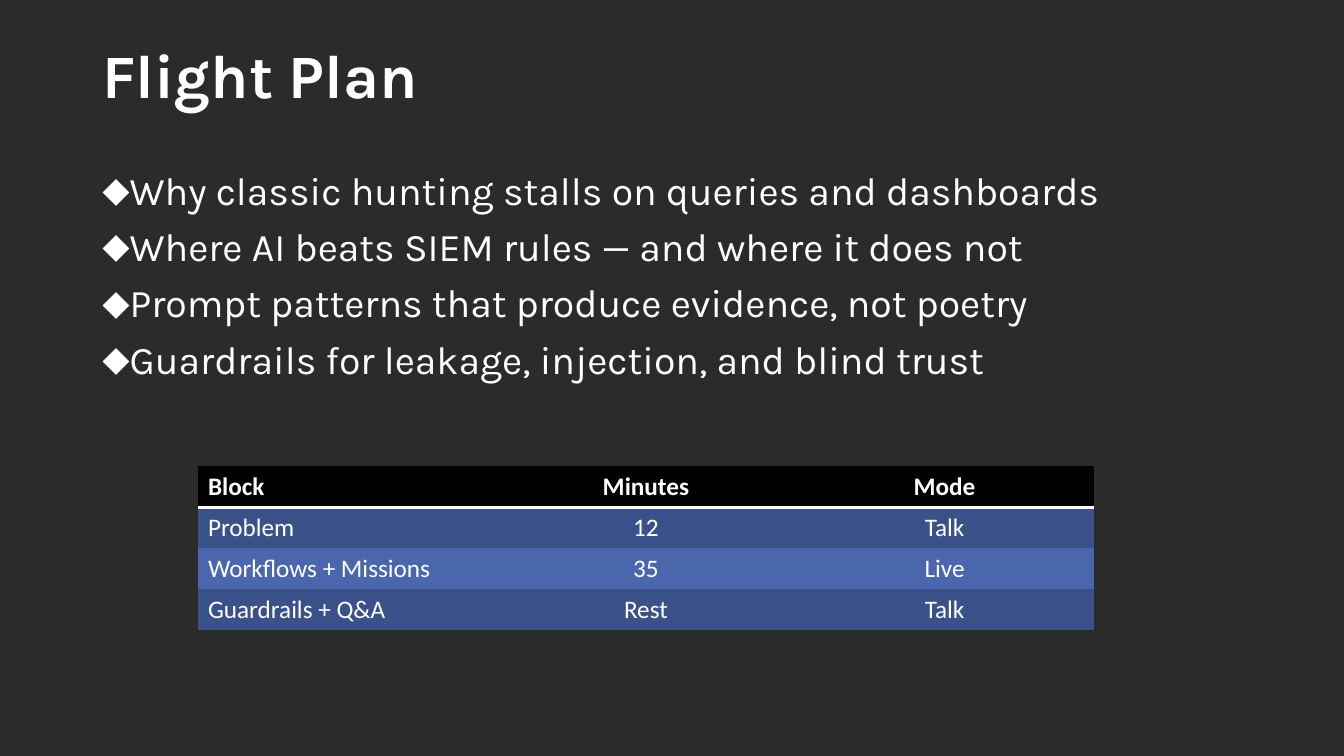
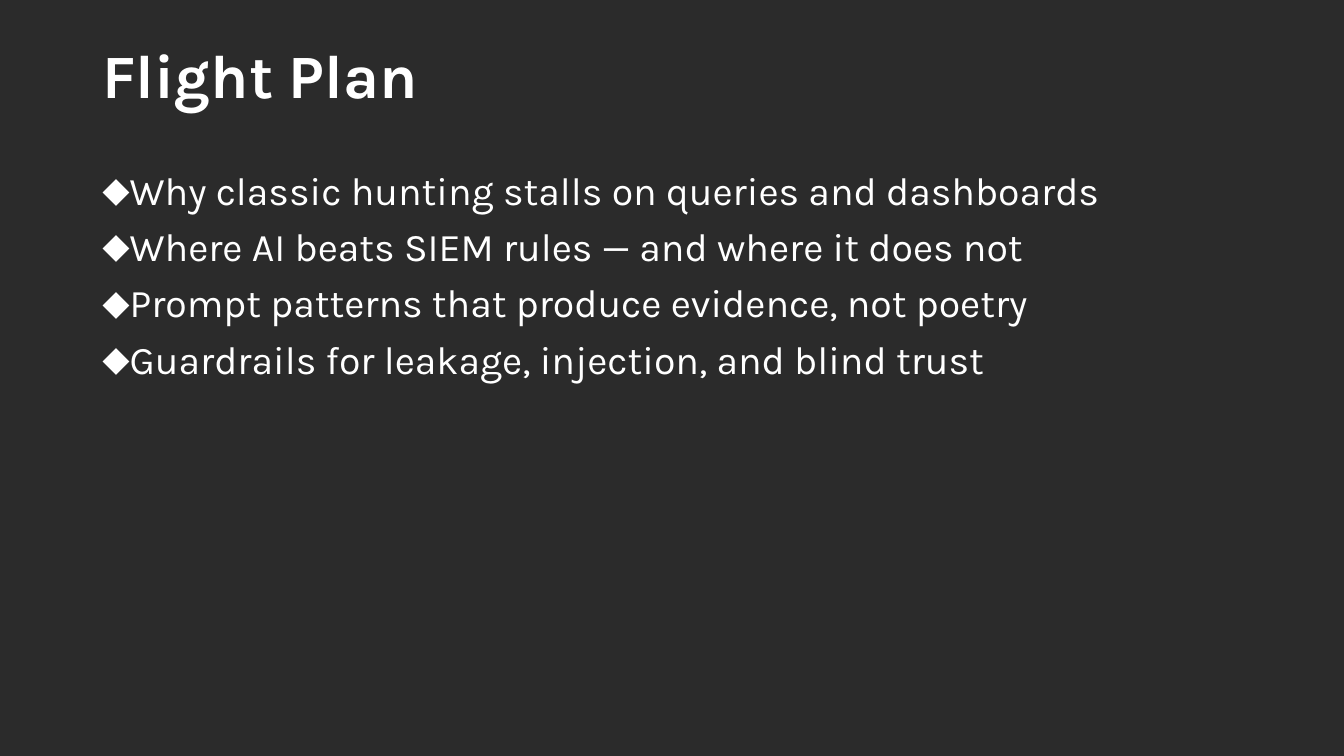
Before and after one commit to rod-trent/MMSMOA, a slide deck: slide 4 of SlideDecks/Using AI for Modern Threat Detection - MMS Midway 2026.pptx. Drawn at 1344x756 pixels with LibreOffice and Linux fonts; fonts in the diff are those of the drawing; background and template pictures are left out; a plain dark background stands for a picture behind light text. Boxes give left, top, right and bottom in pixels: in the first picture for what was removed or moved away, otherwise in the second. Text is boxed around its words. In the diff, an @@ line names an element or a change of style, - is before the commit and + after.

```diff
--- a/SlideDecks/Using AI for Modern Threat Detection - MMS Midway 2026.pptx
+++ b/SlideDecks/Using AI for Modern Threat Detection - MMS Midway 2026.pptx
@@ table removed at (198,467,1093,630), 4 rows, 3 columns @@
-Block | Minutes | Mode
-Problem | 12 | Talk
-Workflows + Missions | 35 | Live
-Guardrails + Q&A | Rest | Talk
```
Also in this commit, not shown: 7 other slides changed, 1 other file.
